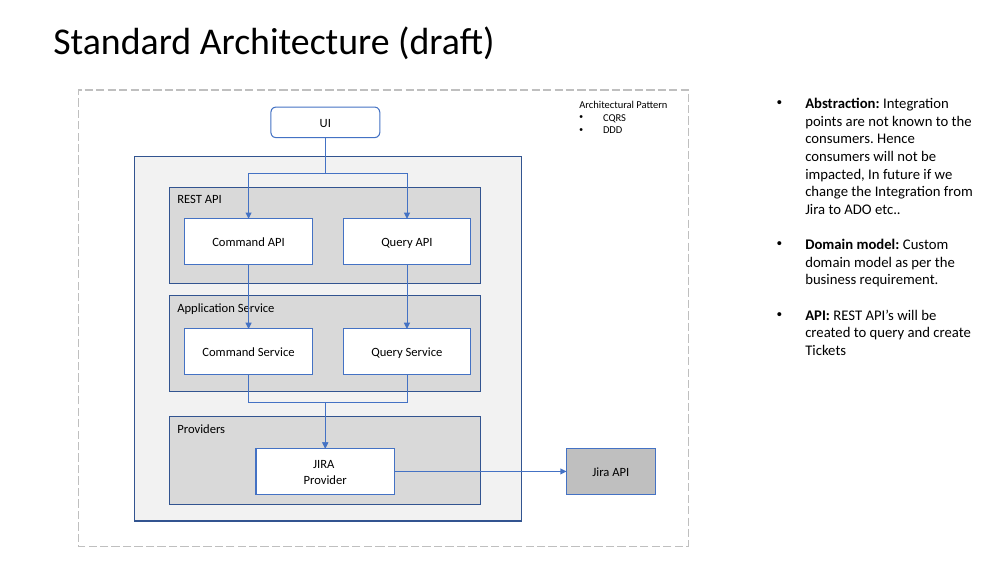
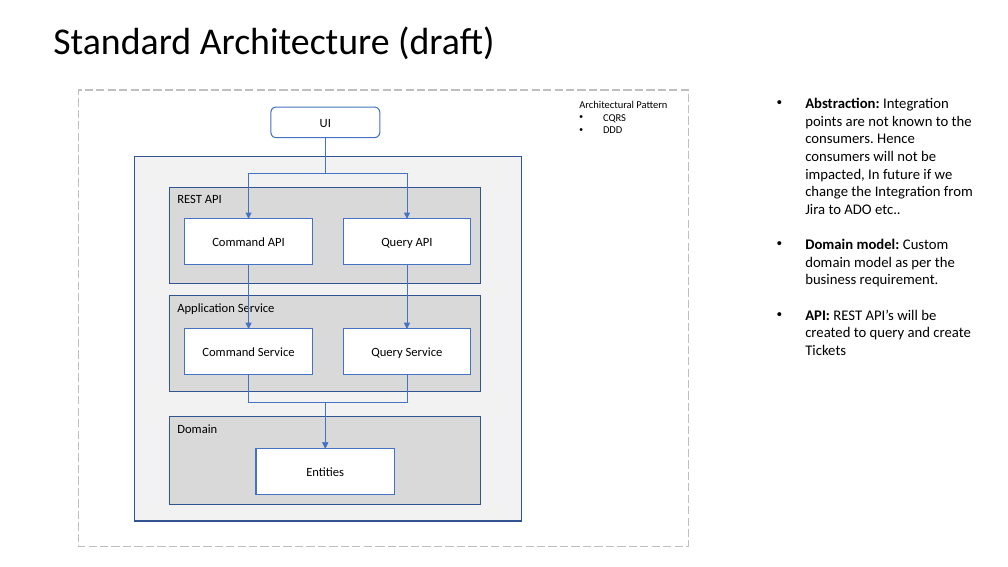
Before and after one commit to sundarkurs/DigitalAssets, a slide deck: slide 6 of Design/Digital Asset - Design.pptx (slide 4 before the commit). Drawn at 1008x567 pixels with LibreOffice and Linux fonts; fonts in the diff are those of the drawing. Boxes give left, top, right and bottom in pixels: in the first picture for what was removed or moved away, otherwise in the second. Text is boxed around its words. In the diff, an @@ line names an element or a change of style, - is before the commit and + after.

```diff
--- a/Design/Digital Asset - Design.pptx
+++ b/Design/Digital Asset - Design.pptx
@@ text in rectangle at bbox=[177, 424, 217, 433]: text changed @@
-Providers
+Domain
@@ rectangle removed at bbox=[566, 448, 655, 495] @@
-Jira API
@@ text in rectangle at bbox=[306, 467, 344, 476]: text changed @@
-JIRA
-Provider
+Entities
@@ arrow removed from (395, 472) to (566, 472) @@
```
Also in this commit, not shown: 2 slides added.
